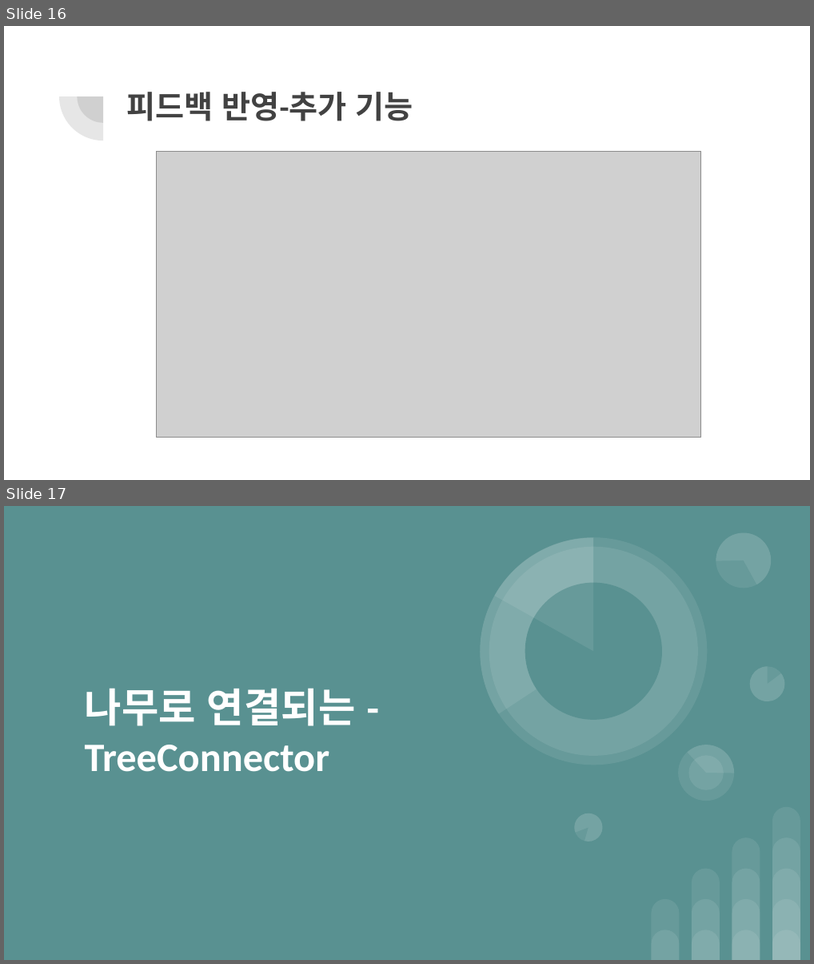
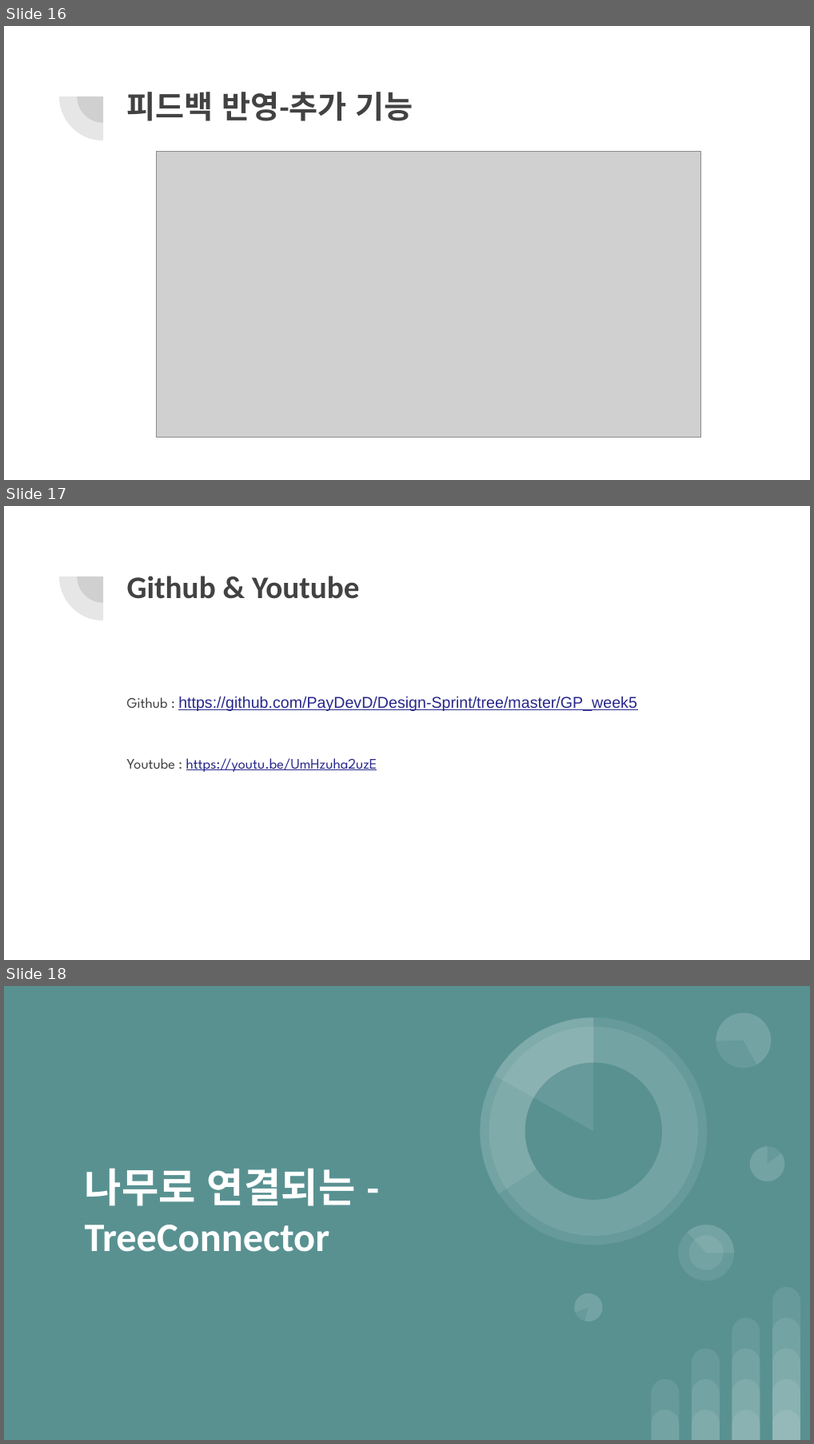
Before and after one commit to PayDevD/Design-Sprint, a slide deck: GP_week5/finalPPT.pptx. Shown one above the other, each under a label of ours: slides 16 and 17 before the commit, slides 16, 17 and 18 after it. The pictures are 814x964 and 814x1444 pixels, drawn with LibreOffice and Linux fonts; fonts in the diff are those of the drawing; grey boxes stand for pictures. Boxes give left, top, right and bottom in pixels: in the first picture for what was removed or moved away, otherwise in the second. Text is boxed around its words. In the diff, an @@ line names an element or a change of style, - is before the commit and + after.

Commit message:
Day5 presentation

```diff
--- a/GP_week5/finalPPT.pptx
+++ b/GP_week5/finalPPT.pptx
@@ slide 17 added at box(4, 506, 810, 960), background #FFFFFF; not listed: 2 template elements that a slide beside it also shows @@
@@ text added at box(127, 576, 360, 599), 28 pt, text #424242, bold @@
+Github & Youtube
@@ text added at box(127, 696, 638, 772), 14 pt, text #27278B, underline @@
+Github : https://github.com/PayDevD/Design-Sprint/tree/master/GP_week5
+Youtube : https://youtu.be/UmHzuha2uzE
@@ what was slide 17 is now slide 18 @@
```
Also in this commit, not shown: 1 other file.
